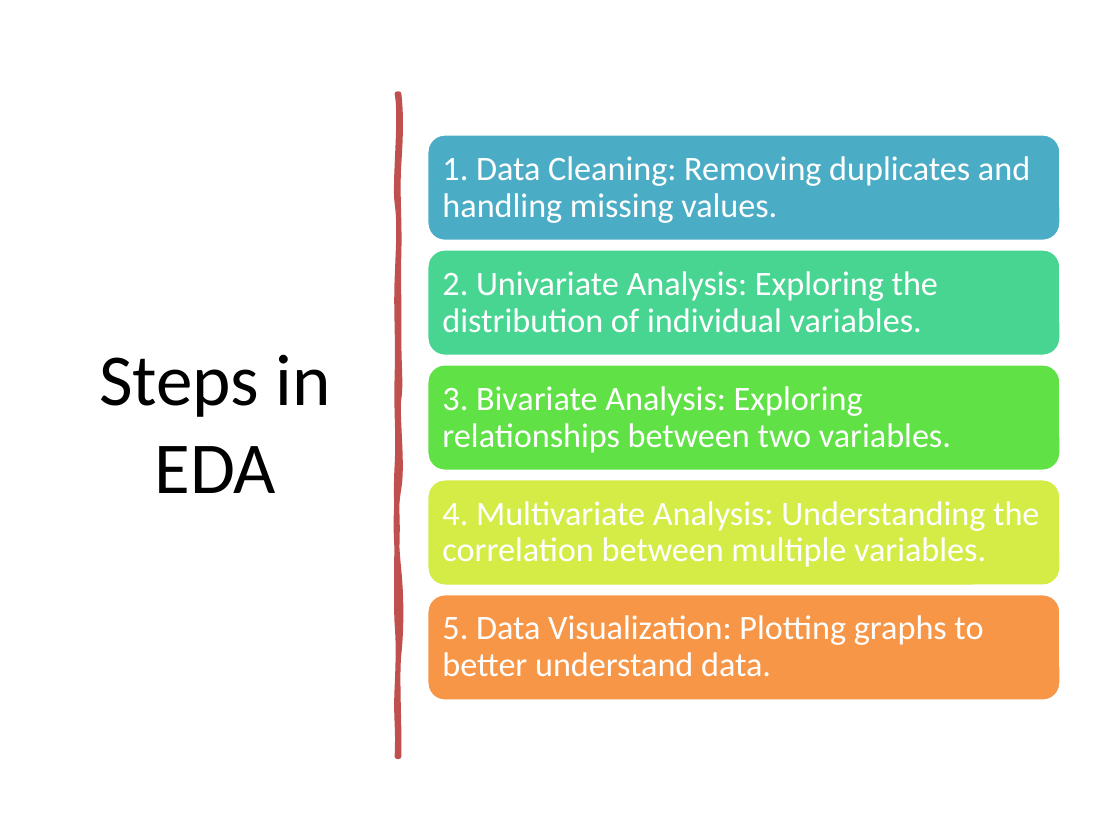
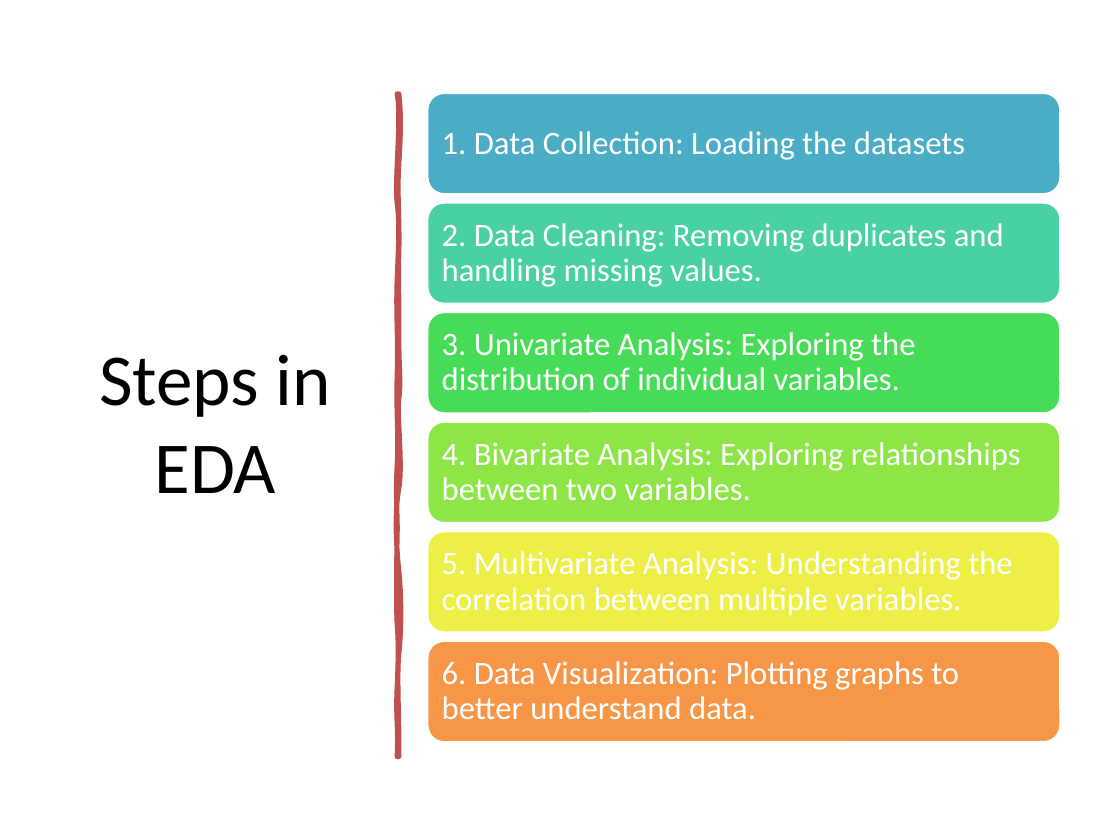
Before and after one commit to mintughosh/LendingClubCaseStudy, a slide deck: slide 4 of Loan_Default_EDA_Analysis.pptx. Drawn at 1120x840 pixels with LibreOffice and Linux fonts; fonts in the diff are those of the drawing. Boxes give left, top, right and bottom in pixels: in the first picture for what was removed or moved away, otherwise in the second. Text is boxed around its words. In the diff, an @@ line names an element or a change of style, - is before the commit and + after.

```diff
--- a/Loan_Default_EDA_Analysis.pptx
+++ b/Loan_Default_EDA_Analysis.pptx
@@ rounded rectangle: place and size @@
-rounded rectangle at box(427, 134, 1061, 242)
+rounded rectangle at box(427, 93, 1061, 195)
@@ text added at box(442, 131, 965, 160), 21 pt, text #FFFFFF @@
+1. Data Collection: Loading the datasets
@@ rounded rectangle: place and size @@
-rounded rectangle at box(427, 249, 1061, 356)
+rounded rectangle at box(427, 202, 1061, 304)
@@ rounded rectangle at box(427, 202, 1061, 304): fill #48D491 to #49D1A3 @@
@@ text at box(442, 223, 1004, 287): text changed; size 22 to 21 pt @@
-1. Data Cleaning: Removing duplicates and handling missing values.
+2. Data Cleaning: Removing duplicates and handling missing values.
@@ rounded rectangle added at box(427, 311, 1061, 413), fill #47DC57, outline #FFFFFF 2 pt @@
@@ text at box(442, 332, 915, 390): text changed; size 22 to 21 pt @@
-2. Univariate Analysis: Exploring the distribution of individual variables.
+3. Univariate Analysis: Exploring the distribution of individual variables.
@@ rounded rectangle: place and size @@
-rounded rectangle at box(427, 364, 1061, 472)
+rounded rectangle at box(427, 421, 1061, 523)
@@ rounded rectangle at box(427, 421, 1061, 523): fill #60E146 to #8DE646 @@
@@ text at box(442, 442, 1021, 500): text changed; size 22 to 21 pt @@
-3. Bivariate Analysis: Exploring relationships between two variables.
+4. Bivariate Analysis: Exploring relationships between two variables.
@@ rounded rectangle: place and size @@
-rounded rectangle at box(427, 479, 1061, 587)
+rounded rectangle at box(427, 531, 1061, 633)
@@ rounded rectangle at box(427, 531, 1061, 633): fill #D5EC46 to #EEEF46 @@
@@ text at box(442, 551, 1012, 616): text changed; size 22 to 21 pt @@
-4. Multivariate Analysis: Understanding the correlation between multiple variables.
+5. Multivariate Analysis: Understanding the correlation between multiple variables.
@@ rounded rectangle: place and size @@
-rounded rectangle at box(427, 594, 1061, 701)
+rounded rectangle at box(427, 641, 1061, 743)
@@ text at box(442, 661, 959, 719): text changed; size 22 to 21 pt @@
-5. Data Visualization: Plotting graphs to better understand data.
+6. Data Visualization: Plotting graphs to better understand data.
```
Also in this commit, not shown: 2 slides added.
